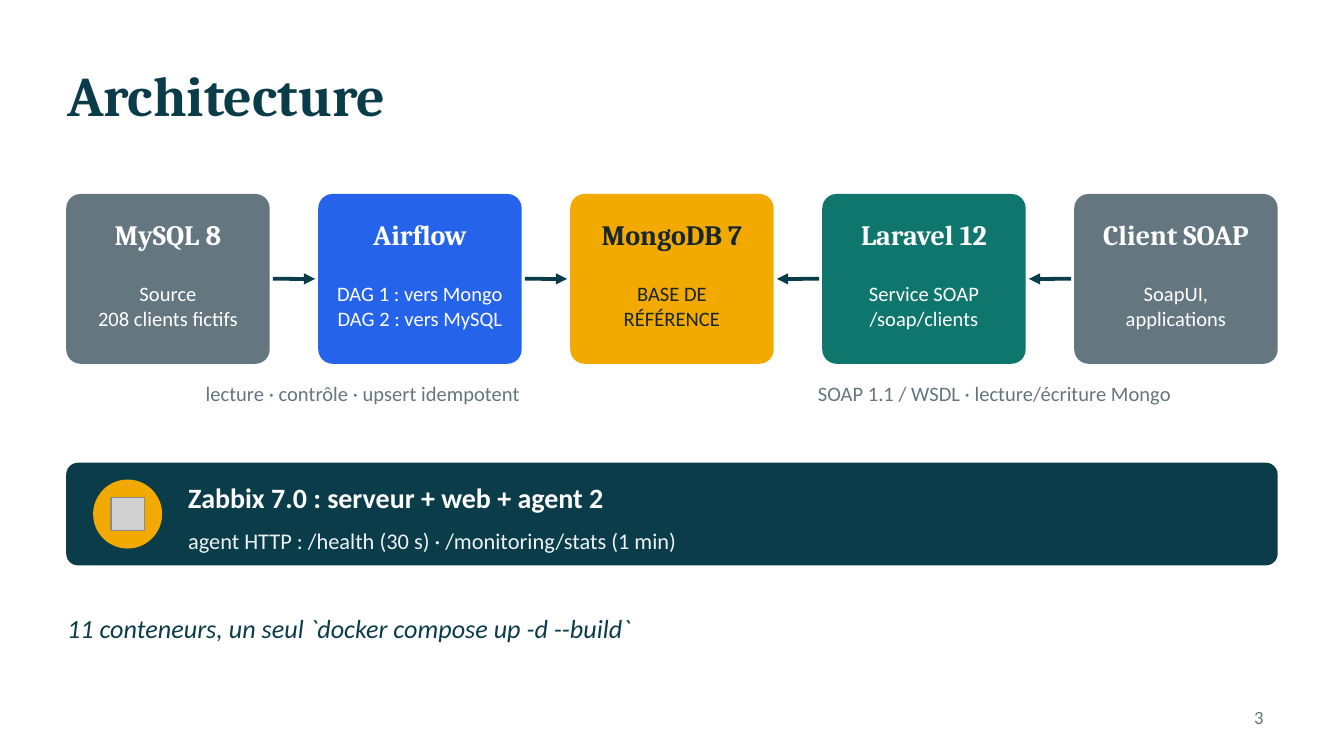
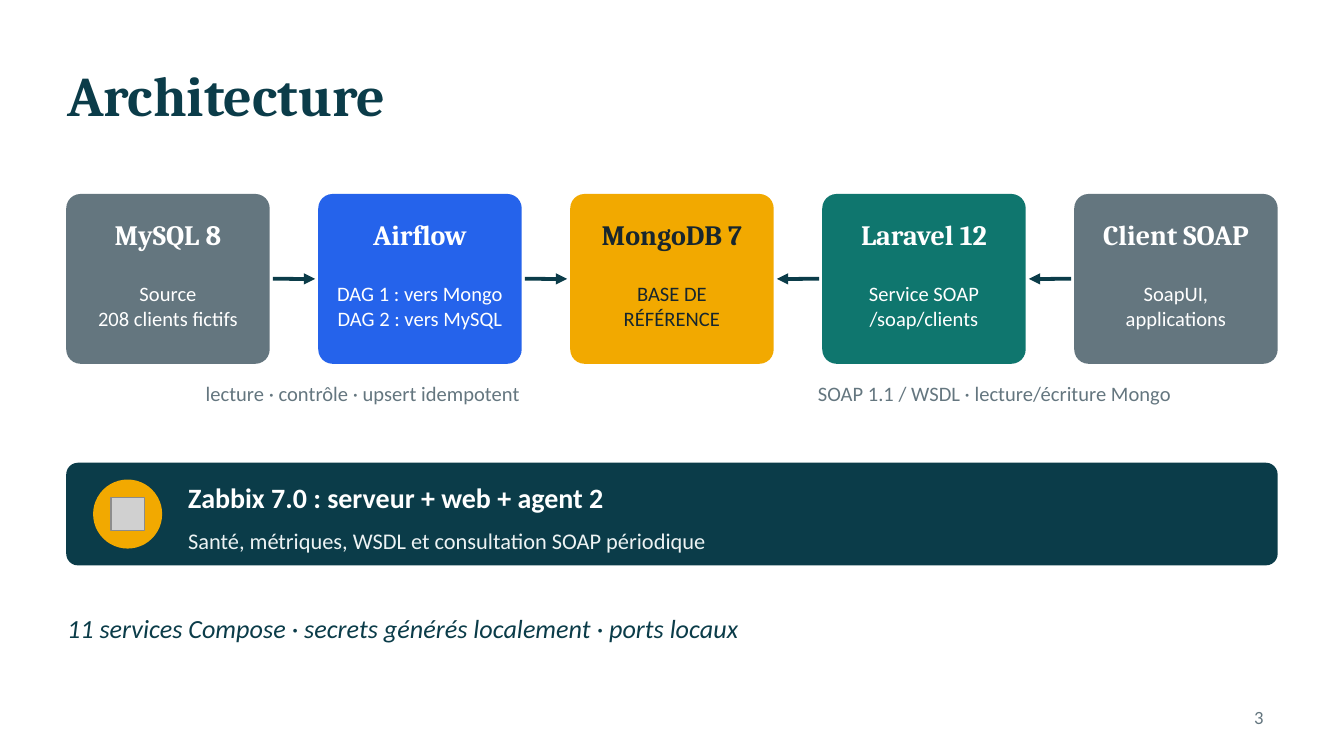
Before and after one commit to gildaskoanda/soap-clients-groupe5-si, a slide deck: slide 3 of presentation/PRESENTATION_SOAP_CLIENTS.pptx. Drawn at 1344x756 pixels with LibreOffice and Linux fonts; fonts in the diff are those of the drawing; grey boxes stand for pictures. Boxes give left, top, right and bottom in pixels: in the first picture for what was removed or moved away, otherwise in the second. Text is boxed around its words. In the diff, an @@ line names an element or a change of style, - is before the commit and + after.

Commit message:
feat(soap) complete and validate group 5 delivery
Document the SOAP contract, validation rules and reconciliation strategy.
Protect SOAP-owned records from stale imports and concurrent updates.
Correct Airflow discovery, local container settings and secret handling.
Update the vulnerable Symfony Mime dependency without broad upgrades.
Add real Zabbix checks and a controlled outage verification scenario.
Record 33 unit tests, 23 SOAP tests, 27 pipeline checks and 9 Zabbix checks.
Update the group presentation with member names and verified results.

```diff
--- a/presentation/PRESENTATION_SOAP_CLIENTS.pptx
+++ b/presentation/PRESENTATION_SOAP_CLIENTS.pptx
@@ text at (x1=188, y1=533, x2=705, y2=553): text changed @@
-agent HTTP : /health (30 s) · /monitoring/stats (1 min)
+Santé, métriques, WSDL et consultation SOAP périodique
@@ text at (x1=67, y1=620, x2=738, y2=643): text changed @@
-11 conteneurs, un seul `docker compose up -d --build`
+11 services Compose · secrets générés localement · ports locaux
```
Also in this commit, not shown: 7 other slides changed, 1 slide added, 1 slide removed, 33 other files.
